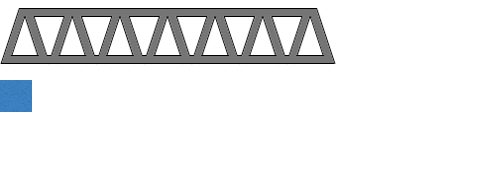
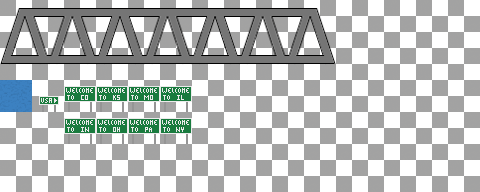
Layers edited between the first and the second 480px x 192px image:
added group "CartelRuta" with 4 layers above "Puente" over [left=39, top=86, right=192, bottom=144]
added layer "Carteles" in group "CartelRuta" over [left=64, top=86, right=192, bottom=144]
added layer "Patas" in group "CartelRuta" over [left=42, top=105, right=56, bottom=112]
added layer "Mensaje" in group "CartelRuta" over [left=41, top=98, right=57, bottom=103]
added layer "Cartel" in group "CartelRuta" over [left=39, top=96, right=59, bottom=105]
showed "Layer 0" over [left=0, top=0, right=480, bottom=192]
